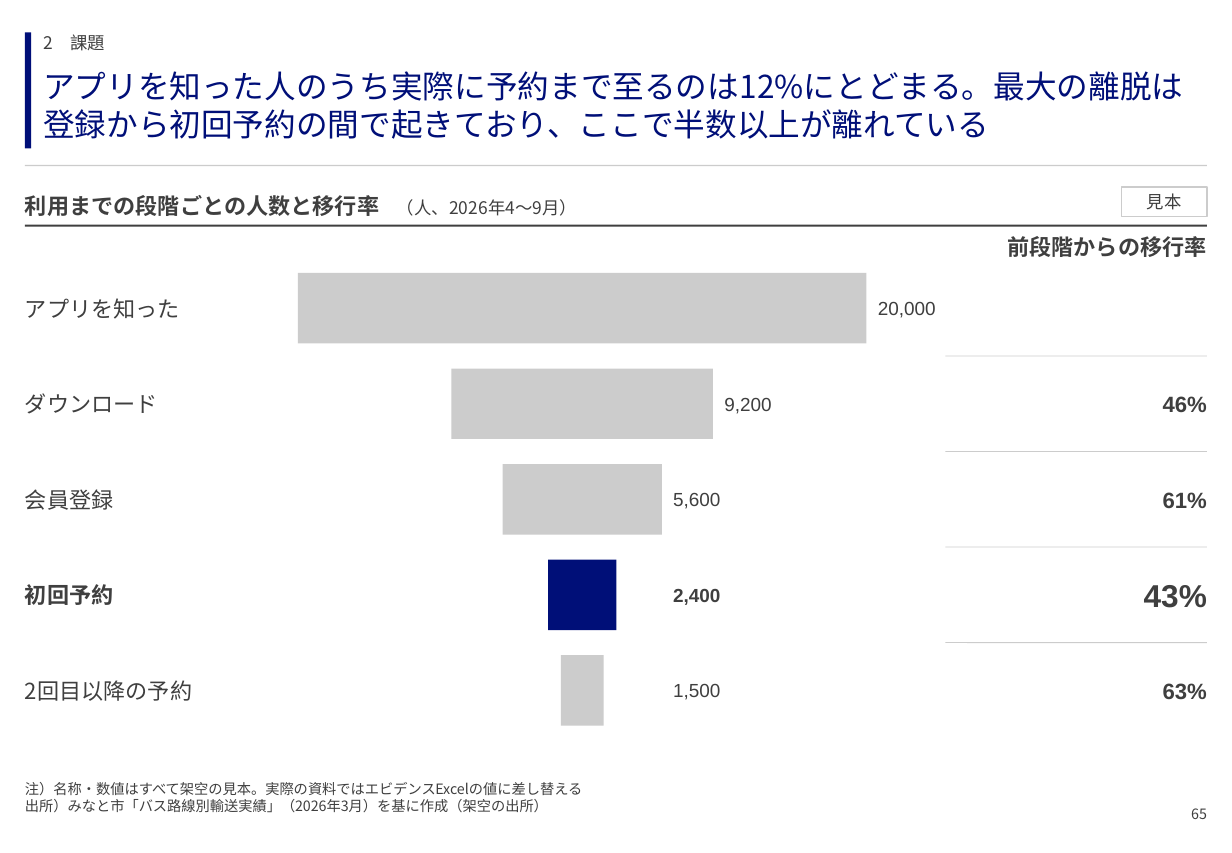
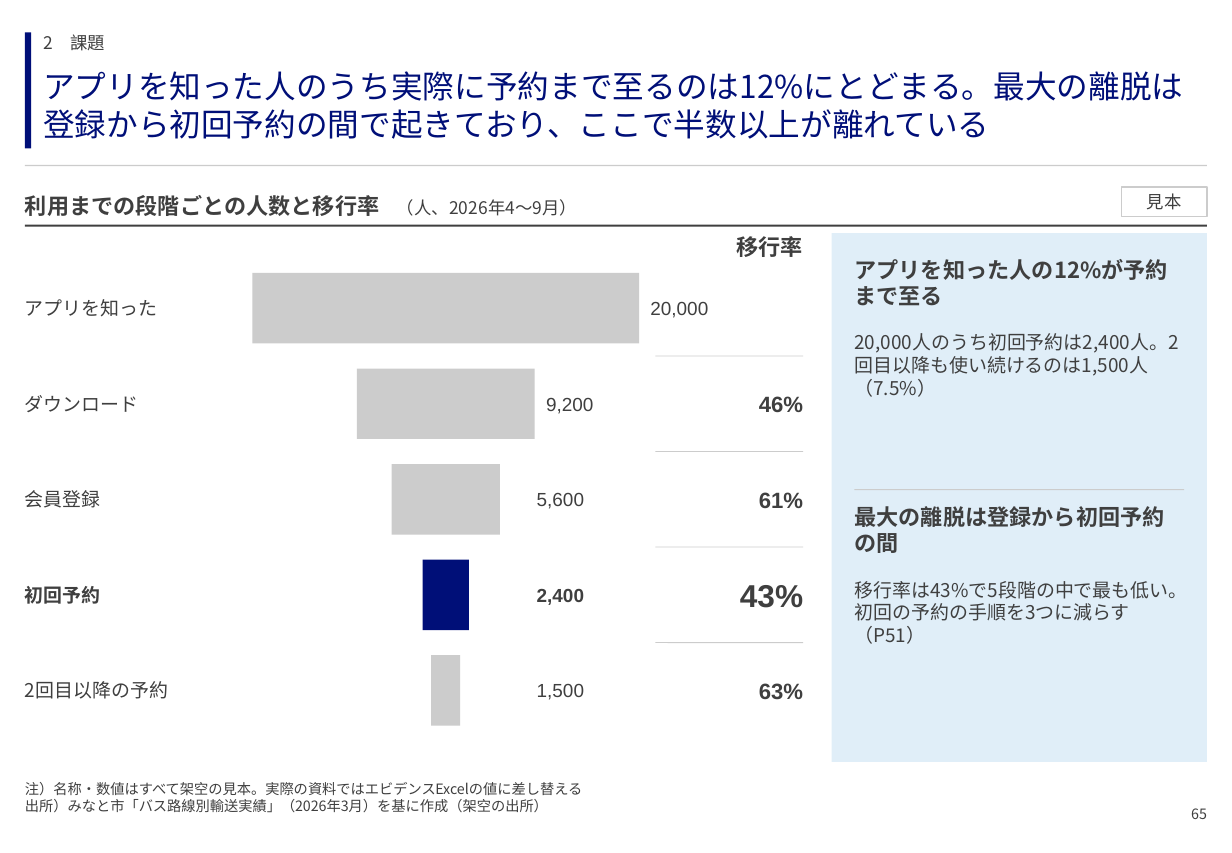
Before and after one commit to GontaHH/slide_builder, a slide deck: slide 65 of patterns/pattern-deck.pptx. Drawn at 1232x853 pixels with LibreOffice and Linux fonts; fonts in the diff are those of the drawing. Boxes give left, top, right and bottom in pixels: in the first picture for what was removed or moved away, otherwise in the second. Text is boxed around its words. In the diff, an @@ line names an element or a change of style, - is before the commit and + after.

```diff
--- a/patterns/pattern-deck.pptx
+++ b/patterns/pattern-deck.pptx
@@ text at (x1=737, y1=236, x2=803, y2=257): text changed @@
-前段階からの移行率
+移行率
@@ rectangle added at (x1=832, y1=233, x2=1207, y2=762), fill #E0EEF8 @@
@@ text added at (x1=854, y1=259, x2=1168, y2=306), 14 pt, text #3F3F3F, bold @@
+アプリを知った人の12%が予約まで至る
@@ rectangle resized from (x1=298, y1=273, x2=867, y2=344) to (x1=253, y1=273, x2=639, y2=344) @@
@@ text "20,000" moved from (x1=878, y1=302, x2=936, y2=318) to (x1=650, y1=302, x2=708, y2=318) @@
@@ line moved from (945, 356) - (1207, 356) to (655, 356) - (803, 356) @@
@@ text added at (x1=854, y1=333, x2=1178, y2=397), 12 pt, text #3F3F3F @@
+20,000人のうち初回予約は2,400人。2回目以降も使い続けるのは1,500人（7.5%）
@@ rectangle resized from (x1=452, y1=369, x2=713, y2=439) to (x1=357, y1=369, x2=535, y2=439) @@
@@ text "9,200" moved from (x1=724, y1=398, x2=771, y2=414) to (x1=546, y1=398, x2=593, y2=414) @@
@@ rectangle resized from (x1=503, y1=464, x2=662, y2=535) to (x1=391, y1=464, x2=499, y2=535) @@
@@ line moved from (945, 452) - (1207, 452) to (655, 452) - (803, 452) @@
@@ line added from (854, 489) to (1184, 489), #CCCCCC 0.75 pt @@
@@ text added at (x1=854, y1=506, x2=1164, y2=553), 14 pt, text #3F3F3F, bold @@
+最大の離脱は登録から初回予約の間
@@ rectangle resized from (x1=548, y1=560, x2=617, y2=630) to (x1=423, y1=560, x2=470, y2=630) @@
@@ line moved from (945, 547) - (1207, 547) to (655, 547) - (803, 547) @@
@@ text added at (x1=854, y1=581, x2=1187, y2=644), 12 pt, text #3F3F3F @@
+移行率は43%で5段階の中で最も低い。初回の予約の手順を3つに減らす（P51）
@@ size 14 to 12 pt in 5 elements at (x1=25, y1=299, x2=158, y2=317), (x1=25, y1=395, x2=139, y2=412), (x1=25, y1=490, x2=101, y2=508), (x1=25, y1=586, x2=101, y2=604), (x1=25, y1=681, x2=168, y2=699) @@
@@ rectangle resized from (x1=561, y1=655, x2=604, y2=726) to (x1=431, y1=655, x2=461, y2=726) @@
@@ 3 texts moved together from (x1=673, y1=493, x2=720, y2=700) to (x1=537, y1=493, x2=584, y2=700) @@
@@ line moved from (945, 643) - (1207, 643) to (655, 643) - (803, 643) @@
@@ 4 texts moved together from (x1=1144, y1=396, x2=1207, y2=700) to (x1=740, y1=396, x2=803, y2=700) @@
```
Also in this commit, not shown: 3 other slides changed, 1 other file.
